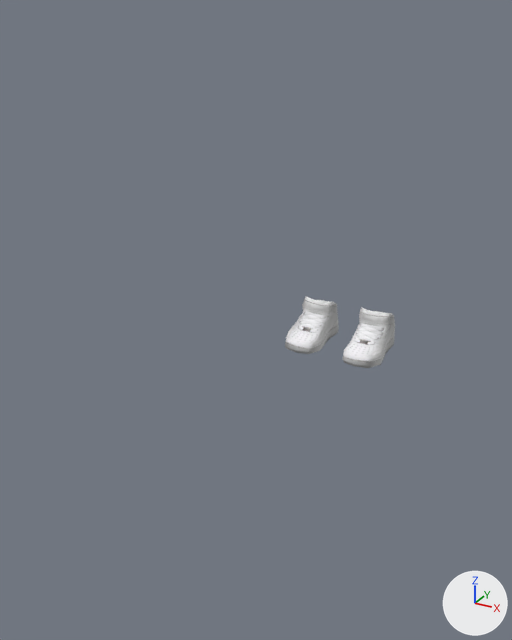
What one commit did to the Blender file blend/avatar/w_char_customization.blend.
Both versions are drawn from a camera (50 mm lens) standing at (1.37, -3.56, 1.78) and looking at (0.0, -1.07, 0.53). Arrows for +X, +Y and +Z are at lower right; the lights stay in place.

Names of what the first picture shows: 'Boots02', 'Boots02.001'.
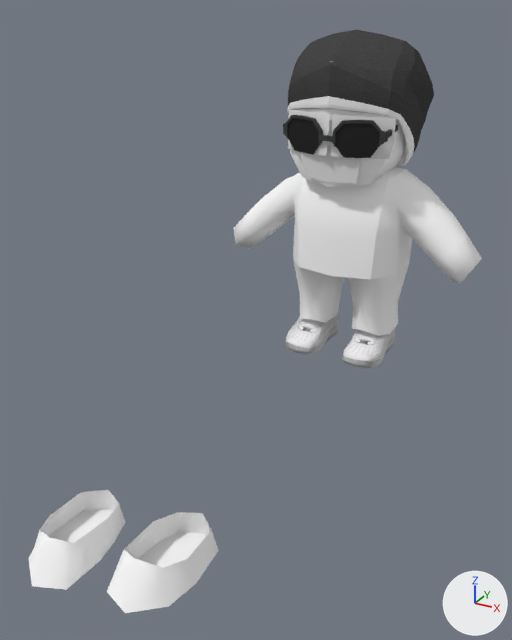
Commit message: Created new models of glasses and hat

Location of each change, [x1, y1, x2, y2] in pixels of the pictures (512 x 640 px):
'Body_09_jacket', shown: after [234, 167, 482, 336]
'Hat01', added: after [288, 29, 434, 168]
'Body_09_jacket.002', shown: after [107, 513, 219, 613]
'Body_09_jacket.001', shown: after [29, 490, 125, 590]
'Glasses01', added (black): after [283, 115, 398, 158]
'head_00', shown: after [290, 109, 405, 187]
'avatar_mouth_m', shown: after [300, 152, 361, 183]
'avatar_left_eye_m', shown: after [331, 114, 396, 159]
'avatar_right_eye_m', shown: after [288, 111, 330, 156]

Patch to the scene script:
```diff
--- a/blend/avatar/w_char_customization.blend.py
+++ b/blend/avatar/w_char_customization.blend.py
@@ mat_hat01_strips @@
+mat_hat01_strips = diffuse_material('Hat01_Strips')
+mat_hat01_strips.base_color = (1.0, 1.0, 1.0)  # white #ffffff
@@ mat_hat01 @@
+mat_hat01 = bpy.data.materials.new('Hat01')
+# nodes: BsdfDiffuse, Mapping, Mix, OutputMaterial, RGBToBW, TexCoord, TexNoise
+# colours: dark grey #646464
@@ mat_glasses01_lens @@
+mat_glasses01_lens = diffuse_material('Glasses01_Lens')
+mat_glasses01_lens.base_color = (0.0278, 0.0278, 0.0278)  # black #2e2e2e
@@ mat_glasses01 @@
+mat_glasses01 = diffuse_material('Glasses01')
+mat_glasses01.base_color = (0.0629, 0.0668, 0.065)  # dark grey #474948
@@ me_cube_001 @@
+me_cube_001.from_pydata(...)  # 90 vertices, 74 faces; spans x -0.335..0.0, y -0.428..0.436, z -0.569..0.06
+# faces by material slot: [52, 22]
+me_cube_001.materials.append(mat_hat01)
+me_cube_001.materials.append(mat_hat01_strips)  # white #ffffff
@@ me_cylinder_000 @@
+me_cylinder_000.from_pydata(...)  # 83 vertices, 102 faces; spans x -0.278..0.0, y 0.028..0.267, z -0.1..0.08
+me_cylinder_000.polygons.foreach_set('use_smooth', [True] * 102)
+# faces by material slot: [76, 26]
+me_cylinder_000.materials.append(mat_glasses01)  # dark grey #474948
+me_cylinder_000.materials.append(mat_glasses01_lens)  # black #2e2e2e
@@ ob_head_00 @@
 ob_head_00.location = (-0.0138, -0.0116, 1.199)
-ob_head_00.hide_set(True)  # its collection is switched off
@@ ob_body_09_jacket_002 @@
 ob_body_09_jacket_002.scale = (2.54, 2.54, 2.54)
-ob_body_09_jacket_002.hide_set(True)  # its collection is switched off
@@ ob_body_09_jacket_001 @@
 ob_body_09_jacket_001.scale = (2.54, 2.54, 2.54)
-ob_body_09_jacket_001.hide_set(True)  # its collection is switched off
@@ ob_avatar_mouth_m @@
 _m = ob_avatar_mouth_m.modifiers.new('UVWarp', 'UV_WARP')
 _m.bone_to = 'mouth_UV_controller'
-ob_avatar_mouth_m.hide_set(True)  # its collection is switched off
@@ ob_avatar_left_eye_m @@
 _m = ob_avatar_left_eye_m.modifiers.new('UVWarp', 'UV_WARP')
 _m.bone_to = 'left_eye_controller'
-ob_avatar_left_eye_m.hide_set(True)  # its collection is switched off
@@ ob_avatar_right_eye_m @@
 _m = ob_avatar_right_eye_m.modifiers.new('UVWarp', 'UV_WARP')
 _m.bone_to = 'right_eye_controller'
-ob_avatar_right_eye_m.hide_set(True)  # its collection is switched off
@@ ob_body_09_jacket @@
 ob_body_09_jacket.scale = (2.54, 2.54, 2.54)
-ob_body_09_jacket.hide_set(True)  # its collection is switched off
@@ ob_hat01 @@
+ob_hat01 = bpy.data.objects.new('Hat01', me_cube_001)
+ob_hat01.location = (-0.014, 0.143, 1.585)
+ob_hat01.rotation_euler = (-0.282, 0.0, 0.0)  # degrees (-16, 0, 0)
+ob_hat01.scale = (1.09, 1.09, 1.09)
+_m = ob_hat01.modifiers.new('Subsurf', 'SUBSURF')
+_m.render_levels = 1
+_m = ob_hat01.modifiers.new('Mirror', 'MIRROR')
+_m.use_clip = True
@@ ob_glasses01 @@
+ob_glasses01 = bpy.data.objects.new('Glasses01', me_cylinder_000)
+ob_glasses01.location = (-0.008, -0.397, 1.212)
+ob_glasses01.rotation_euler = (0.101, 0.0, 0.0)  # degrees (5.8, 0, 0)
+_m = ob_glasses01.modifiers.new('Mirror', 'MIRROR')
+_m.use_clip = True
+_m = ob_glasses01.modifiers.new('EdgeSplit', 'EDGE_SPLIT')
```
